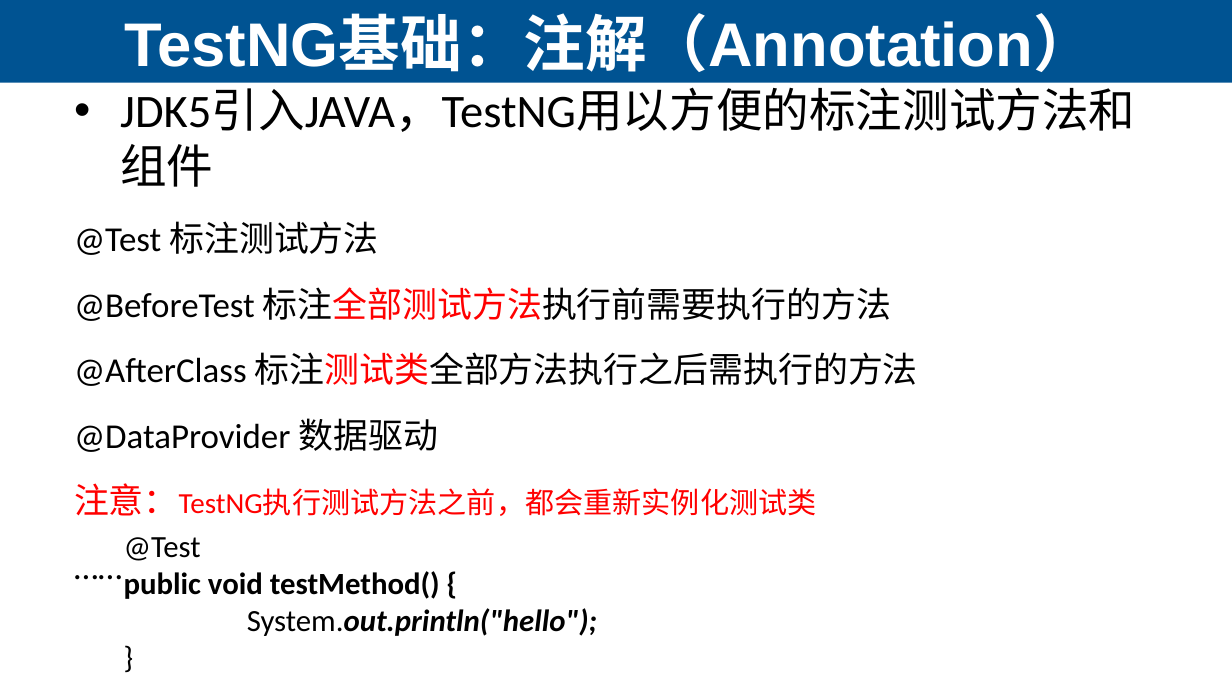
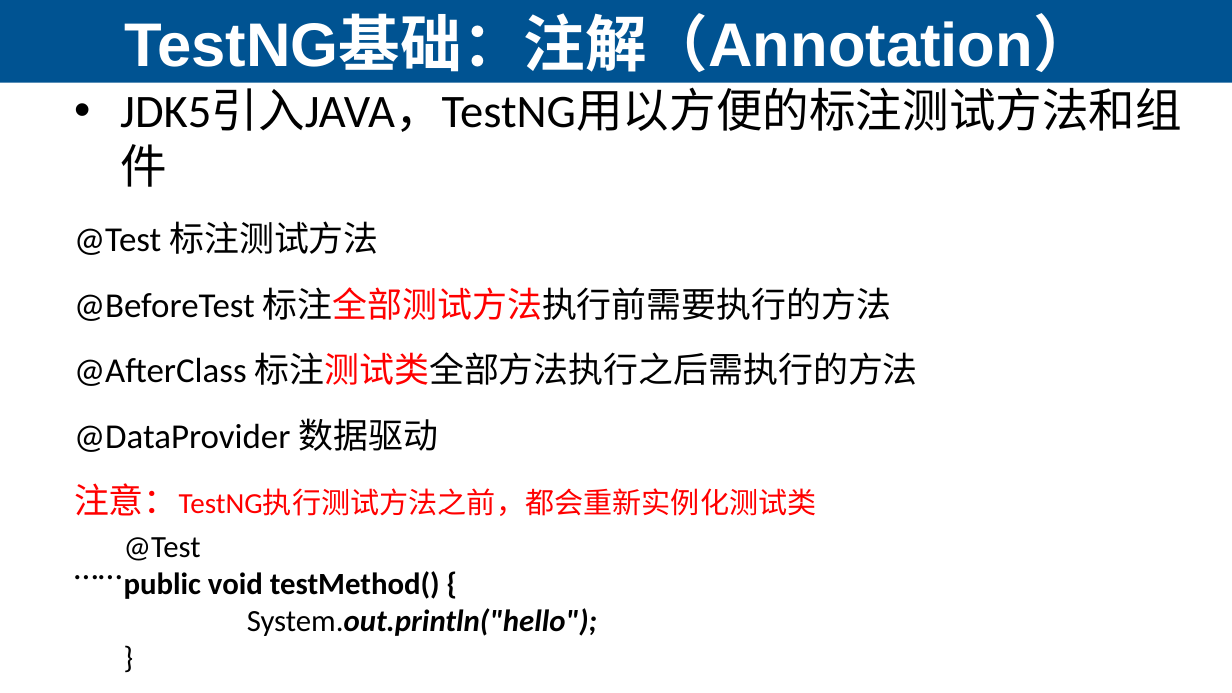
Before and after one commit to edu2act/course-interface-testing, a slide deck: slide 8 of materials/slides/ch04/03 引入测试框架.pptx. Drawn at 1232x693 pixels with LibreOffice and Linux fonts; fonts in the diff are those of the drawing. Boxes give left, top, right and bottom in pixels: in the first picture for what was removed or moved away, otherwise in the second. Text is boxed around its words. In the diff, an @@ line names an element or a change of style, - is before the commit and + after.

```diff
--- a/materials/slides/ch04/03 引入测试框架.pptx
+++ b/materials/slides/ch04/03 引入测试框架.pptx
@@ text "JDK5引入JAVA，TestNG用以方便的标注测试方法和组件" rewrapped from [74,88,1135,516] to [74,88,1182,516] @@
```
Also in this commit, not shown: 1 other slide changed, 2 slides added, 2 slides removed, 50 other files.
